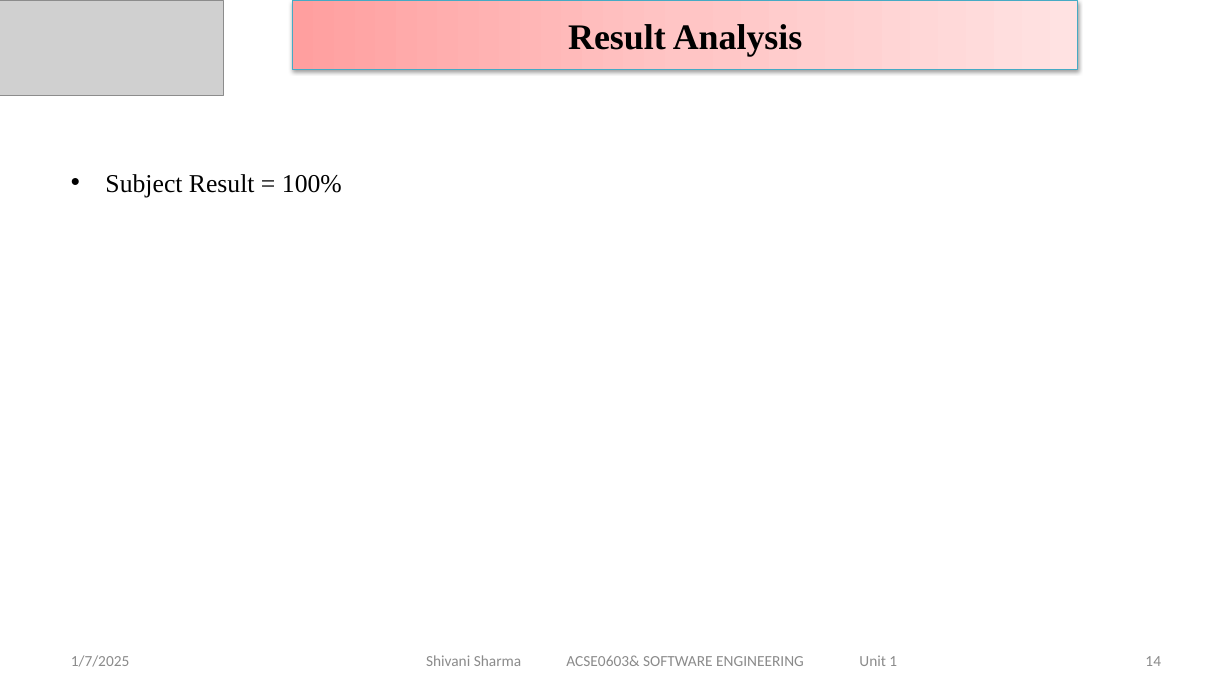
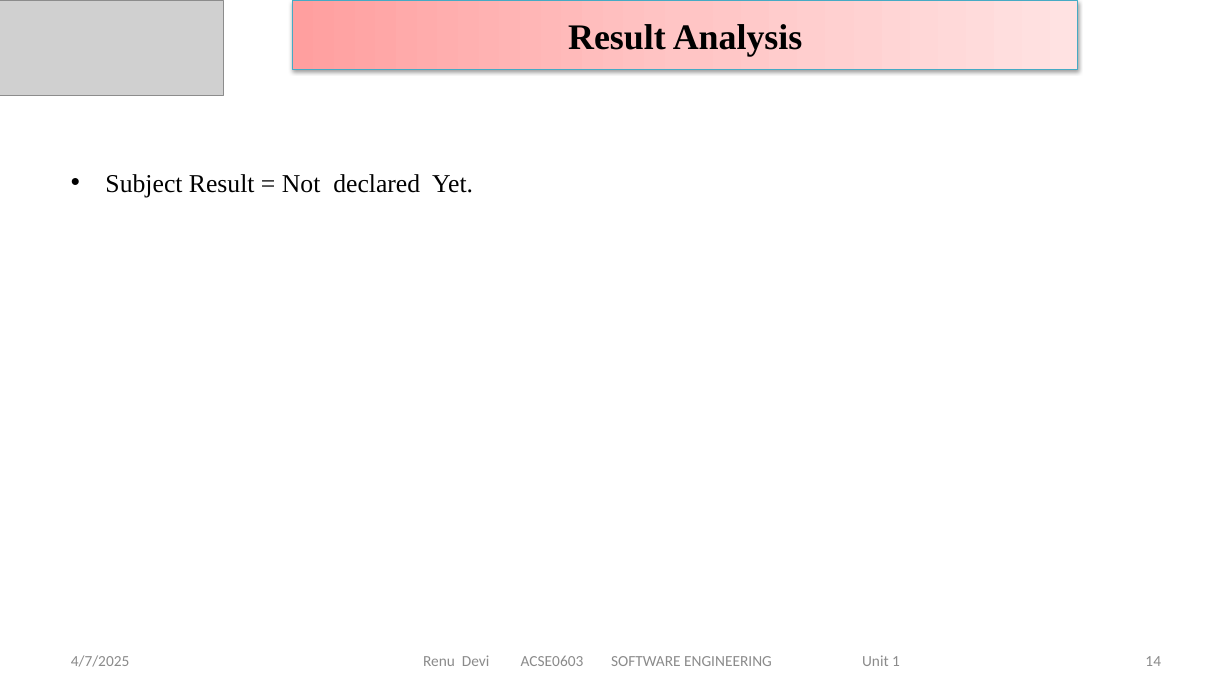
Before and after one commit to DevGoyalG/NIET-Study-Material, a slide deck: slide 14 of CSE (Artificial Intelligence and Machine Learning)/Third Year/Sixth Semester/PPTs/Software Engineering/SE - Unit 1.pptx. Drawn at 1232x693 pixels with LibreOffice and Linux fonts; fonts in the diff are those of the drawing; grey boxes stand for pictures. Boxes give left, top, right and bottom in pixels: in the first picture for what was removed or moved away, otherwise in the second. Text is boxed around its words. In the diff, an @@ line names an element or a change of style, - is before the commit and + after.

```diff
--- a/CSE (Artificial Intelligence and Machine Learning)/Third Year/Sixth Semester/PPTs/Software Engineering/SE - Unit 1.pptx
+++ b/CSE (Artificial Intelligence and Machine Learning)/Third Year/Sixth Semester/PPTs/Software Engineering/SE - Unit 1.pptx
@@ text at bbox=[105, 174, 473, 197]: text changed @@
-• Subject Result = 100%
+• Subject Result = Not declared Yet.
@@ text at bbox=[71, 655, 130, 667]: text changed @@
-1/7/2025
+4/7/2025
@@ text at bbox=[423, 655, 900, 666]: text changed @@
-Shivani Sharma ACSE0603& SOFTWARE ENGINEERING Unit 1
+Renu Devi ACSE0603 SOFTWARE ENGINEERING Unit 1
```
Also in this commit, not shown: 132 other slides changed, 8 slides added, 4 slides removed, 4 other files.
